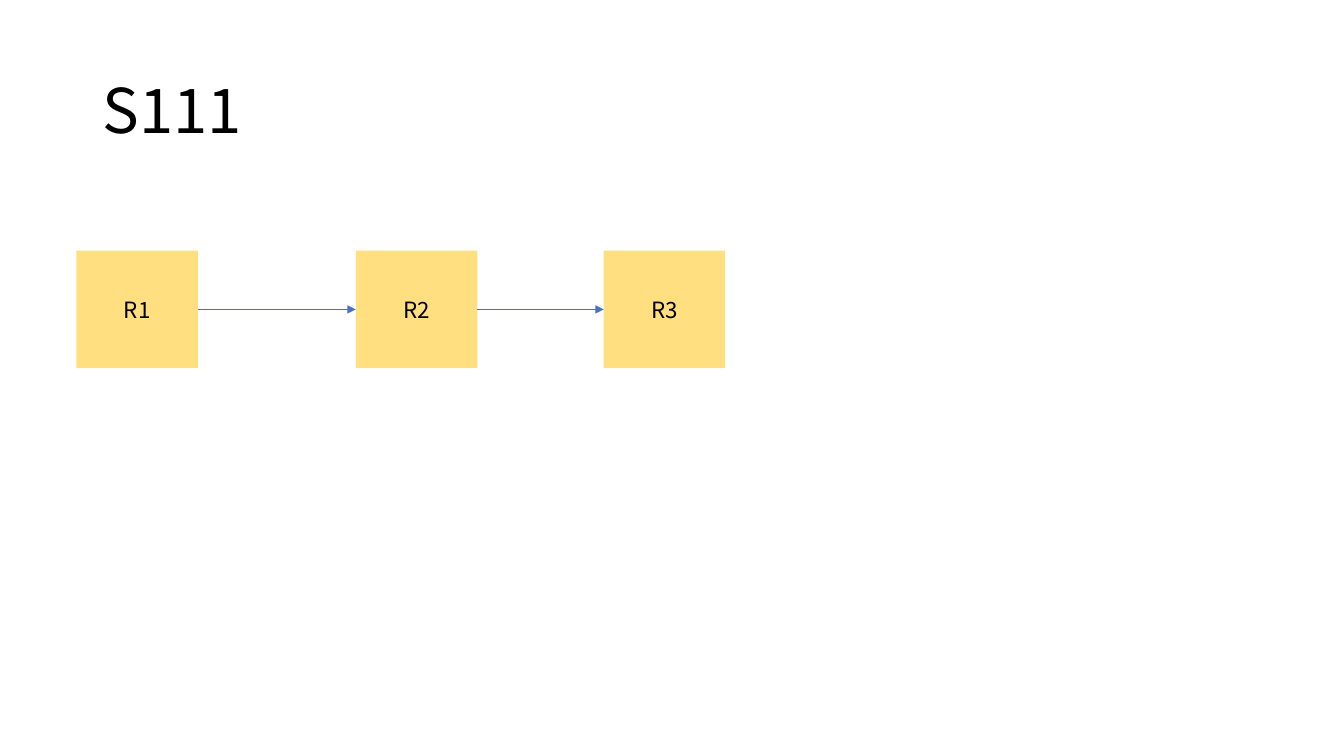
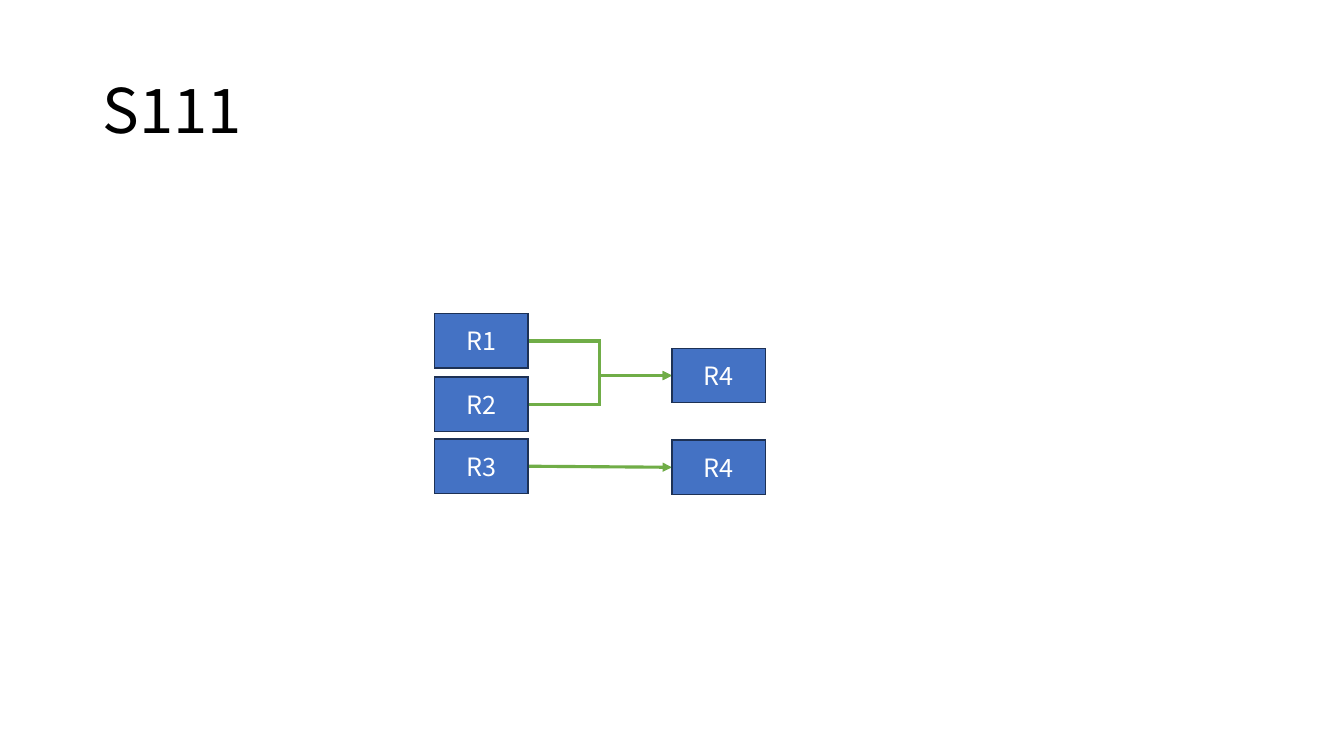
Before and after one commit to DualsoftDev/ds, a slide deck: slide 4 of DsDotNet/src/UnitTest/UnitTest.Model/ImportOfficeExample/Sample/s.pptx. Drawn at 1344x756 pixels with LibreOffice and Linux fonts; fonts in the diff are those of the drawing. Boxes give left, top, right and bottom in pixels: in the first picture for what was removed or moved away, otherwise in the second. Text is boxed around its words. In the diff, an @@ line names an element or a change of style, - is before the commit and + after.

```diff
--- a/DsDotNet/src/UnitTest/UnitTest.Model/ImportOfficeExample/Sample/s.pptx
+++ b/DsDotNet/src/UnitTest/UnitTest.Model/ImportOfficeExample/Sample/s.pptx
@@ elbow arrow removed from (198, 310) to (356, 310) @@
@@ rectangle "R1": place and size @@
-rectangle "R1" at [77, 251, 199, 369]
+rectangle "R1" at [435, 314, 528, 368]
@@ elbow arrow removed from (478, 310) to (604, 310) @@
@@ elbow arrow added from (528, 341) to (673, 376), #70AD47 2.25 pt @@
@@ rectangle added at [673, 348, 766, 402], fill #4472C4, outline #1E3256 1 pt, 18 pt, text #FFFFFF @@
+R4
@@ rectangle "R2": place and size @@
-rectangle "R2" at [356, 251, 478, 369]
+rectangle "R2" at [435, 377, 528, 432]
@@ elbow arrow added from (528, 404) to (673, 376), #70AD47 2.25 pt @@
@@ size 16 to 18 pt, text colour #000000 to #FFFFFF; fill #FFC000 at 50% opacity to #4472C4; outline none to #1E3256 1 pt in 3 elements at [435, 377, 528, 432], [435, 314, 528, 368], [435, 439, 528, 493] @@
@@ rectangle "R3": place and size @@
-rectangle "R3" at [604, 251, 726, 369]
+rectangle "R3" at [435, 439, 528, 493]
@@ rectangle added at [673, 440, 766, 494], fill #4472C4, outline #1E3256 1 pt, 18 pt, text #FFFFFF @@
+R4
@@ arrow added from (528, 467) to (673, 468), #70AD47 2.25 pt @@
```
Also in this commit, not shown: 7 other files.
